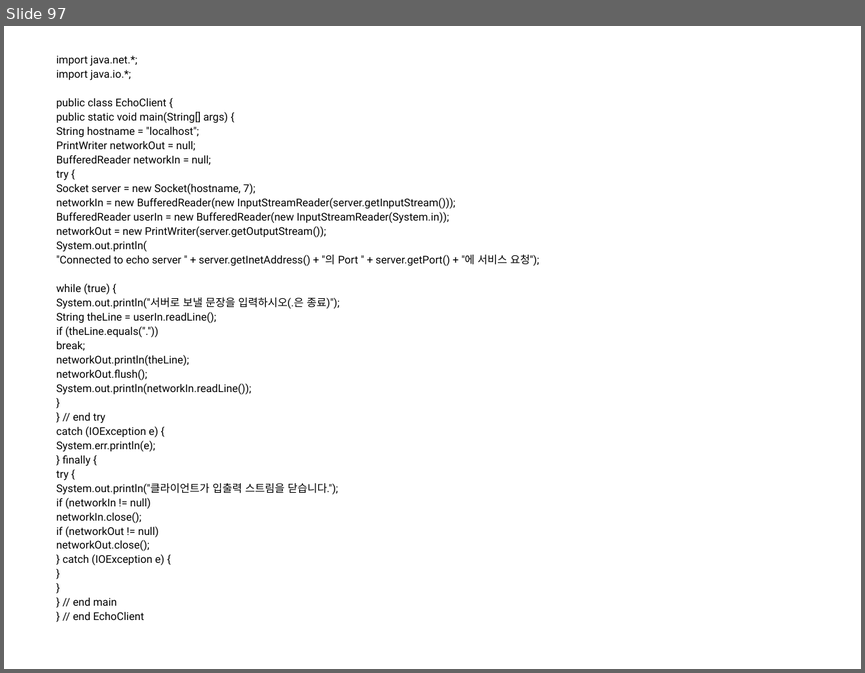
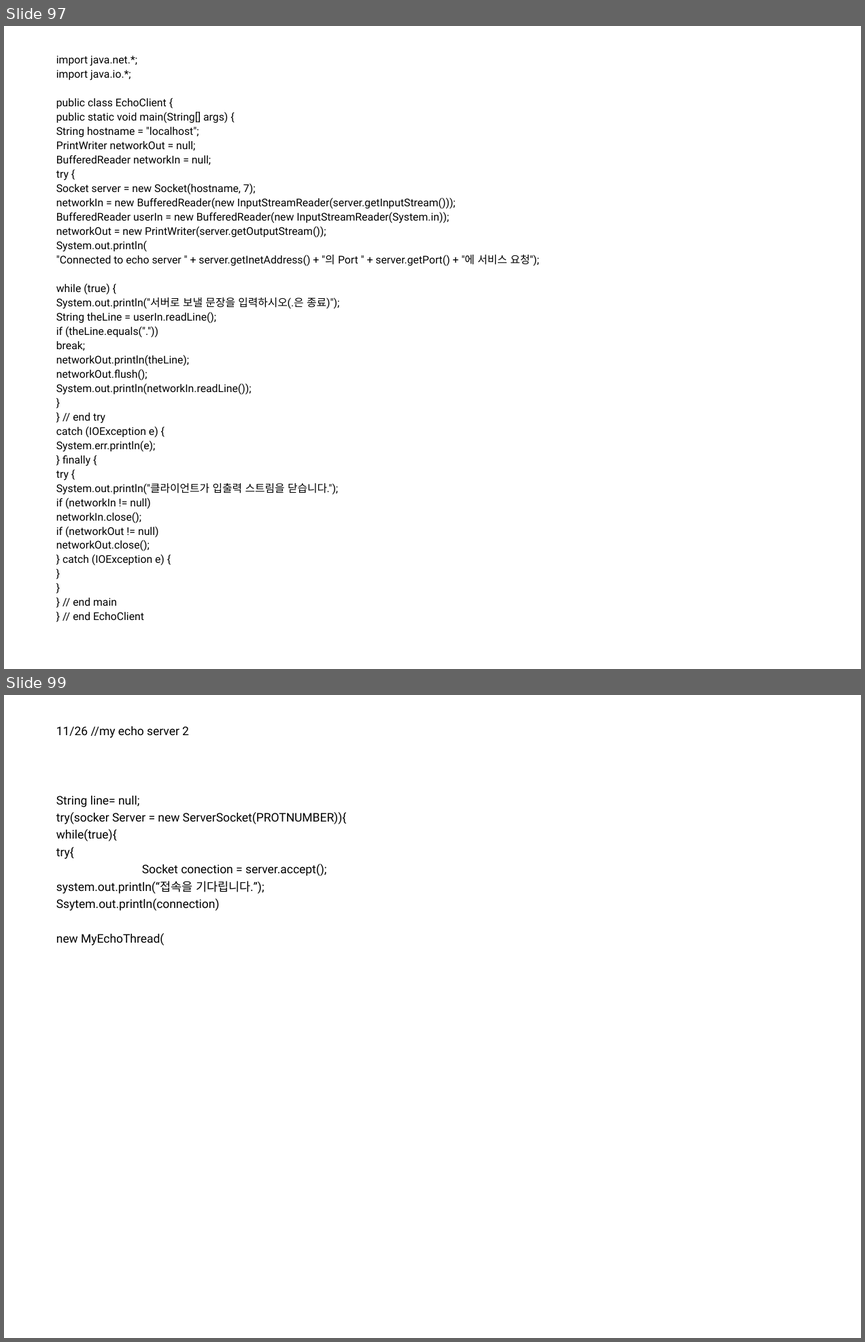
Before and after one commit to seleuchel/javaNetwork, a slide deck: ppt/167_chap08Socket.ppt. Shown one above the other, each under a label of ours: slide 97 before the commit, slides 97 and 99 after it; the slides between them are not shown. The pictures are 865x673 and 865x1342 pixels, drawn with LibreOffice and Linux fonts; fonts in the diff are those of the drawing; background and template pictures are left out. Boxes give left, top, right and bottom in pixels: in the first picture for what was removed or moved away, otherwise in the second. Text is boxed around its words. In the diff, an @@ line names an element or a change of style, - is before the commit and + after.

```diff
--- a/ppt/167_chap08Socket.ppt
+++ b/ppt/167_chap08Socket.ppt
@@ slide 99 added at [4,695,861,1338], background picture (left out) @@
@@ text added at [56,726,347,945], 10 pt, text #000000 @@
+11/26 //my echo server 2
+String line= null;
+try(socker Server = new ServerSocket(PROTNUMBER)){
+while(true){
+try{
+Socket conection = server.accept();
+system.out.println(“접속을 기다립니다.”);
+Ssytem.out.println(connection)
+new MyEchoThread(
```
Also in this commit, not shown: 2 other slides added, 4 other files.
